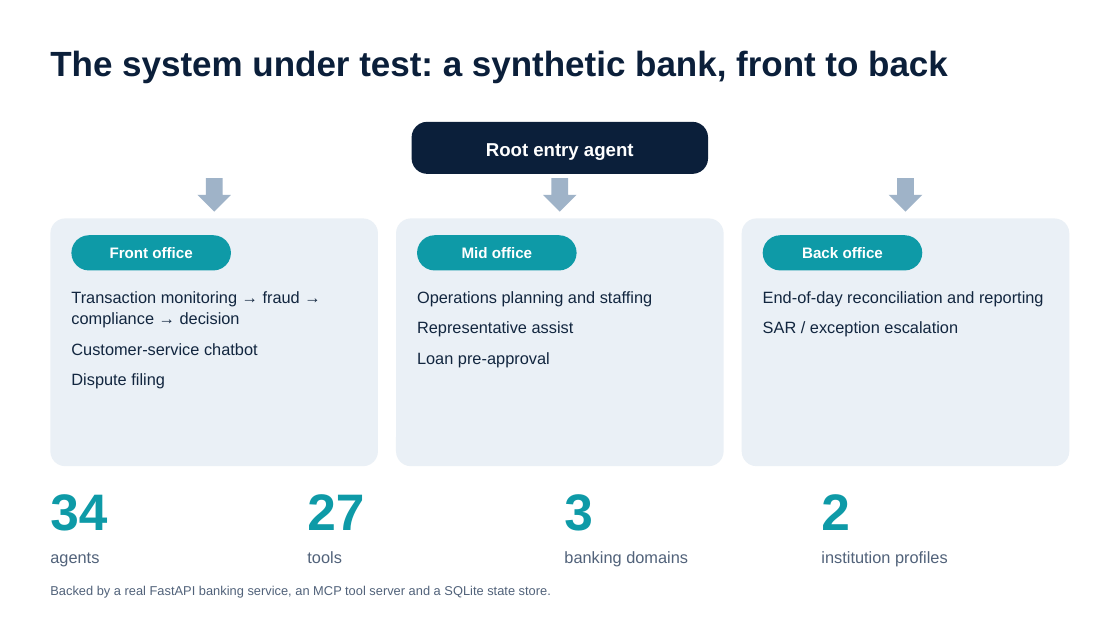
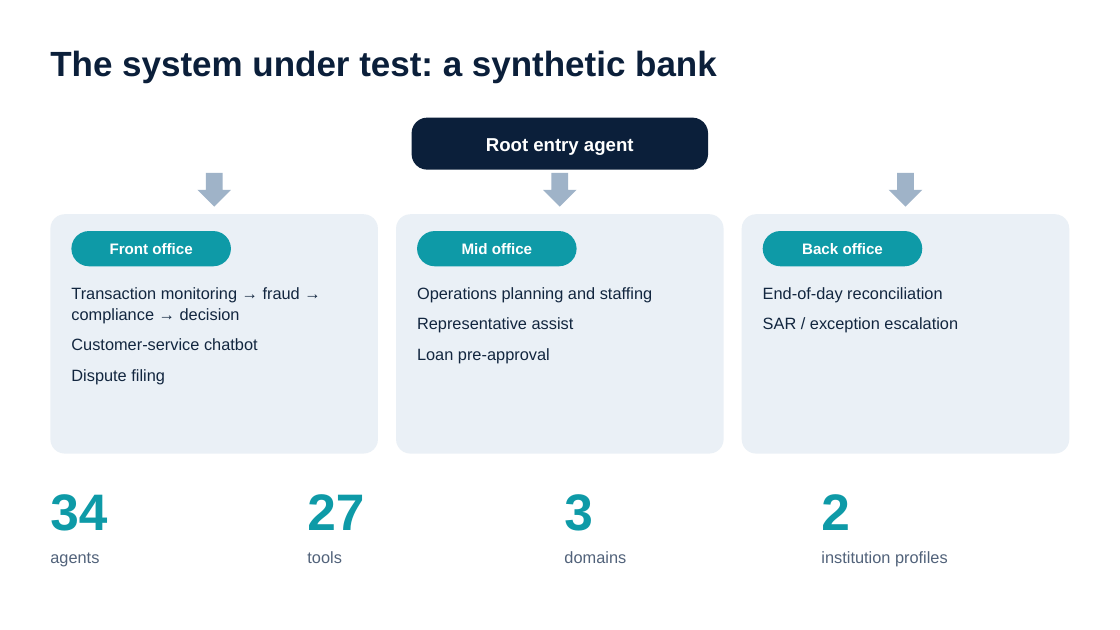
Before and after one commit to smartsystemslab-uf/MANTIS, a slide deck: slide 5 of presentations/MANTIS_Presentation_2026-09-24.pptx (slide 6 before the commit). Drawn at 1120x630 pixels with LibreOffice and Linux fonts; fonts in the diff are those of the drawing. Boxes give left, top, right and bottom in pixels: in the first picture for what was removed or moved away, otherwise in the second. Text is boxed around its words. In the diff, an @@ line names an element or a change of style, - is before the commit and + after.

```diff
--- a/presentations/MANTIS_Presentation_2026-09-24.pptx
+++ b/presentations/MANTIS_Presentation_2026-09-24.pptx
@@ text at (50,50,717,82): text changed @@
-The system under test: a synthetic bank, front to back
+The system under test: a synthetic bank
@@ 4 rounded rectangles, 3 down arrows, 1 text: place and size @@
-4 rounded rectangles, 3 down arrows, 1 text at (71,122,923,271)
+4 rounded rectangles, 3 down arrows, 1 text at (71,118,923,266)
@@ rounded rectangle: place and size @@
-rounded rectangle at (50,218,378,466)
+rounded rectangle at (50,214,378,454)
@@ rounded rectangle: place and size @@
-rounded rectangle at (396,218,723,466)
+rounded rectangle at (396,214,723,454)
@@ rounded rectangle: place and size @@
-rounded rectangle at (742,218,1070,466)
+rounded rectangle at (742,214,1070,454)
@@ text "Transaction monitoring → fraud → ...": place and size @@
-text "Transaction monitoring → fraud → ..." at (71,291,300,389)
+text "Transaction monitoring → fraud → ..." at (71,287,300,385)
@@ text "Operations planning and staffing": place and size @@
-text "Operations planning and staffing" at (417,291,652,368)
+text "Operations planning and staffing" at (417,287,652,363)
@@ text at (763,287,942,302): text changed @@
-End-of-day reconciliation and reporting
+End-of-day reconciliation
@@ text at (564,551,626,563): text changed @@
-banking domains
+domains
@@ text removed at (50,585,551,598) @@
-Backed by a real FastAPI banking service, an MCP tool server and a SQLite state store.
```
Also in this commit, not shown: 13 other slides changed, 1 slide added, 4 slides removed, 4 other files.
